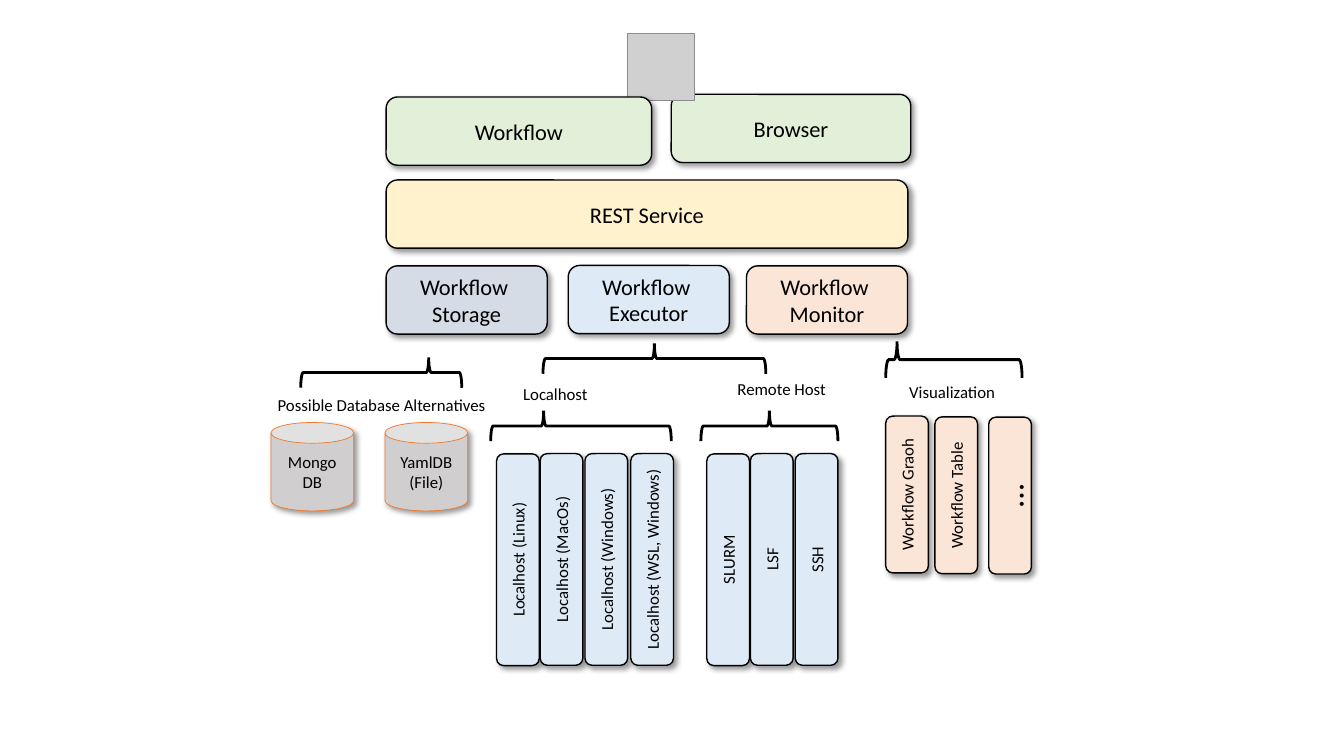
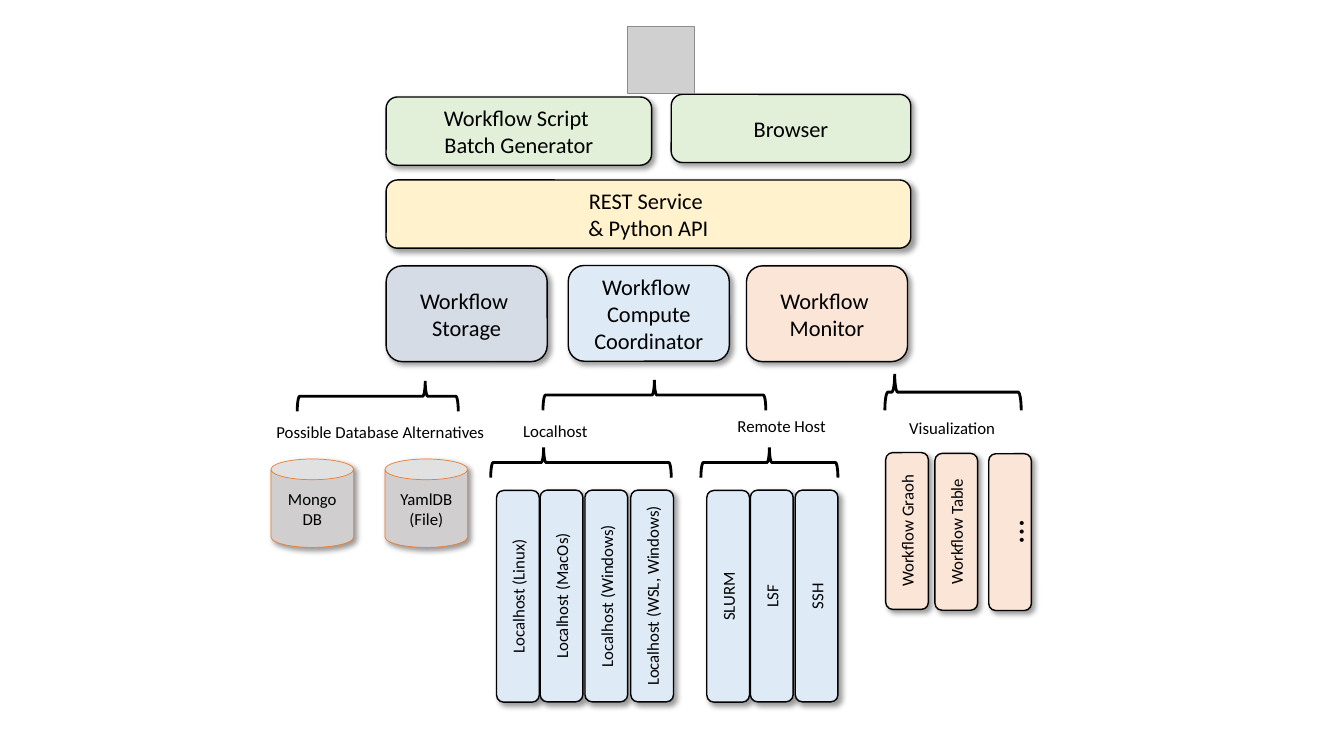
Before and after one commit to cyberaide/paper-frontiers, a slide deck: slide 1 of images/cloudmesh-cc-arch.pptx. Drawn at 1344x756 pixels with LibreOffice and Linux fonts; fonts in the diff are those of the drawing; grey boxes stand for pictures. Boxes give left, top, right and bottom in pixels: in the first picture for what was removed or moved away, otherwise in the second. Text is boxed around its words. In the diff, an @@ line names an element or a change of style, - is before the commit and + after.

```diff
--- a/images/cloudmesh-cc-arch.pptx
+++ b/images/cloudmesh-cc-arch.pptx
@@ picture moved from (x1=628, y1=33, x2=695, y2=100) to (x1=628, y1=27, x2=695, y2=94) @@
@@ text in rounded rectangle at (x1=444, y1=110, x2=593, y2=153): text changed @@
-Workflow
+Workflow Script
+Batch Generator
@@ text in rounded rectangle at (x1=609, y1=220, x2=708, y2=240): paragraph added @@
+& Python API
@@ rounded rectangle "Workflow" resized from (x1=386, y1=266, x2=547, y2=335) to (x1=386, y1=266, x2=547, y2=362) @@
@@ rounded rectangle "Workflow" resized from (x1=569, y1=265, x2=730, y2=334) to (x1=569, y1=265, x2=730, y2=361) @@
@@ rounded rectangle "Workflow" resized from (x1=747, y1=266, x2=908, y2=335) to (x1=747, y1=266, x2=908, y2=362) @@
@@ text in rounded rectangle at (x1=594, y1=307, x2=703, y2=349): text changed @@
-Executor
+Compute Coordinator
@@ right brace moved from (x1=300, y1=358, x2=462, y2=388) to (x1=297, y1=381, x2=459, y2=411) @@
@@ right brace at (x1=885, y1=374, x2=1021, y2=410): proportions changed @@
@@ text "Possible Database Alternatives" moved from (x1=278, y1=399, x2=486, y2=411) to (x1=276, y1=426, x2=485, y2=438) @@
@@ 8 rounded rectangles, 4 right braces, 3 texts, 2 cylinders moved together from (x1=271, y1=341, x2=1022, y2=665) to (x1=271, y1=374, x2=1021, y2=702) @@
@@ rounded rectangle "Workflow Graoh" moved from (x1=886, y1=415, x2=929, y2=573) to (x1=886, y1=453, x2=929, y2=610) @@
@@ rounded rectangle "…" moved from (x1=989, y1=416, x2=1031, y2=574) to (x1=989, y1=454, x2=1031, y2=611) @@
```
Also in this commit, not shown: 1 other slide changed, 2 other files.
